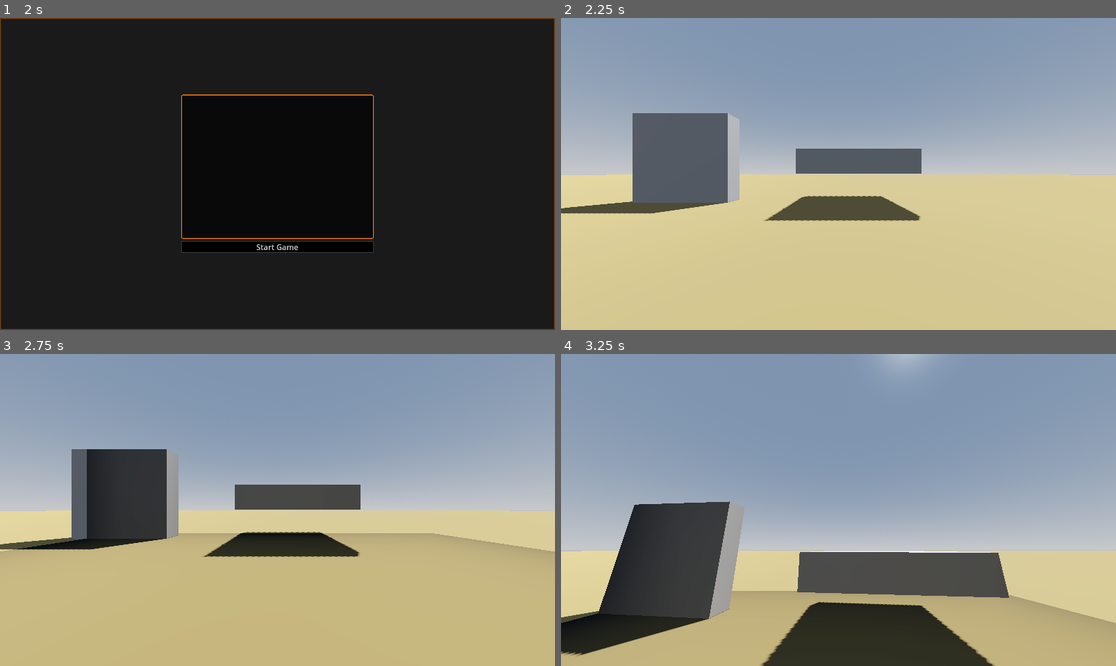
Above: before the commit, frames 1-4 (two rows, left to right).
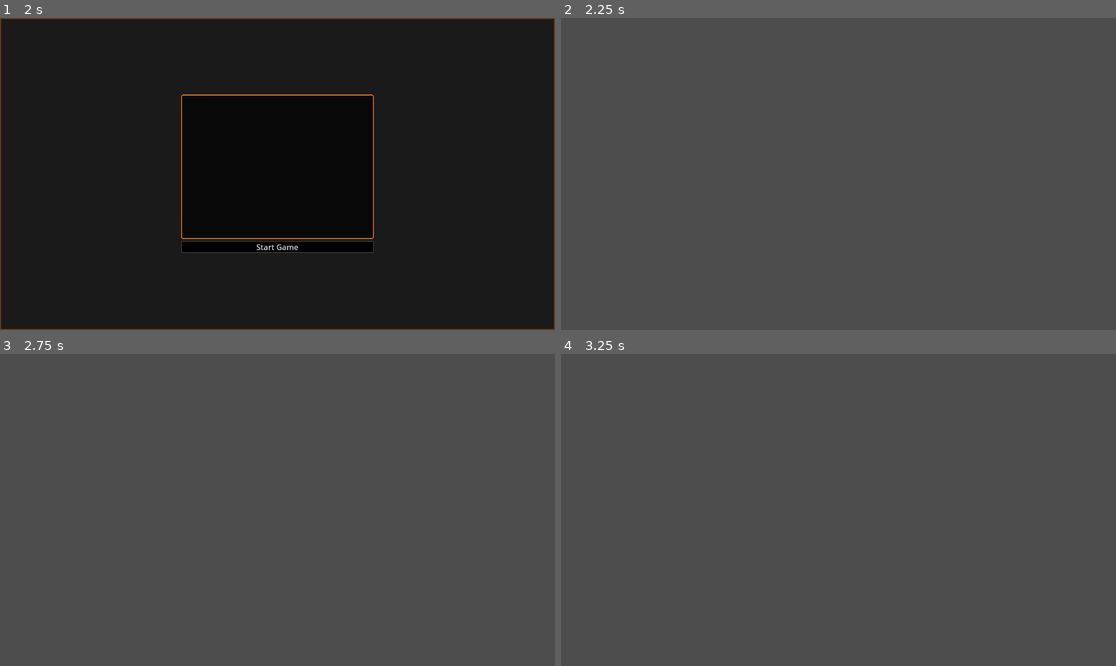
Above: after the commit, the same moments.

Repository: MaxiCabanas/PlaygroundFPS
Game: Godot game, scene res://scenes/ui/main_menu.tscn
The game is run twice, just before and just after one commit, with the same random seed, the same clock (stepped at 60 frames per second) and the same inputs.
Inputs (mouse positions are in pixels of both pictures, inside the frame that each line leads up to):
- Up to frame 1 (2 s): tap Enter at 0.5 s; move the mouse to (399, 158) at 0.52 s; hold D (right) 0.53-1.25 s; tap Space (jump) at 0.77 s; click "Host" at 1.25 s
- Up to frame 2 (2.25 s): click "Start Game" at 2 s
- Up to frame 3 (2.75 s): no input
- Up to frame 4 (3.25 s): tap Space (jump) at 2.75, 3.02 s; move the mouse to (810, 510) at 2.77 s; hold W (forward) from 2.78 s (still down)

Frame 1 is identical in both runs. In frame 2, 91% of the frame differs, in the area x 0-100%, y 0-100%; in frame 3, 97%; in frame 4, 91%.

Commit message:
multiplayer half working

Diff:
--- a/scenes/gameplay.tscn
+++ b/scenes/gameplay.tscn
@@ -1,7 +1,7 @@
 [gd_scene load_steps=11 format=3 uid="uid://bql34m4vdy4aa"]
 
 [ext_resource type="PackedScene" uid="uid://c6qbjm3hxmpqx" path="res://scenes/player_character.tscn" id="1_5glpw"]
-[ext_resource type="Script" path="res://scripts/workflow/scene_loaded_notify.gd" id="1_hwrgs"]
+[ext_resource type="Script" path="res://scripts/workflow/SpawnManager.gd" id="2_6k8bo"]
 
 [sub_resource type="ProceduralSkyMaterial" id="ProceduralSkyMaterial_qhg7f"]
 sky_horizon_color = Color(0.64625, 0.65575, 0.67075, 1)
@@ -28,8 +28,7 @@
 
 [sub_resource type="BoxShape3D" id="BoxShape3D_7bffg"]
 
-[node name="Node3D" type="Node3D" groups=["gameplay"]]
-script = ExtResource("1_hwrgs")
+[node name="Node3D" type="Node3D"]
 
 [node name="WorldEnvironment" type="WorldEnvironment" parent="."]
 environment = SubResource("Environment_fgwsw")
@@ -69,4 +68,16 @@
 [node name="CollisionShape3D" type="CollisionShape3D" parent="wall2/StaticBody3D"]
 shape = SubResource("BoxShape3D_7bffg")
 
-[node name="Character" parent="." instance=ExtResource("1_5glpw")]
+[node name="SpawnManager" type="Node" parent="."]
+script = ExtResource("2_6k8bo")
+PlayerScene = ExtResource("1_5glpw")
+
+[node name="Marker3D" type="Marker3D" parent="SpawnManager"]
+
+[node name="Marker3D2" type="Marker3D" parent="SpawnManager"]
+transform = Transform3D(1, 0, 0, 0, 1, 0, 0, 0, 1, -4.86447, 0, 0)
+
+[node name="MultiplayerSpawner" type="MultiplayerSpawner" parent="."]
+_spawnable_scenes = PackedStringArray("res://scenes/player_character.tscn")
+spawn_path = NodePath("..")
+spawn_limit = 10
--- a/scenes/player_character.tscn
+++ b/scenes/player_character.tscn
@@ -7,13 +7,20 @@
 
 [sub_resource type="CapsuleShape3D" id="CapsuleShape3D_mp70y"]
 
+[sub_resource type="SceneReplicationConfig" id="SceneReplicationConfig_lspyx"]
+properties/0/path = NodePath(".:position")
+properties/0/spawn = true
+properties/0/replication_mode = 1
+properties/1/path = NodePath(".:rotation")
+properties/1/spawn = true
+properties/1/replication_mode = 1
+
 [node name="Character" type="CharacterBody3D"]
 transform = Transform3D(1, 0, 0, 0, 1, 0, 0, 0, 1, 0, 1, 0)
 collision_layer = 2
 script = ExtResource("1_7qs6j")
 
 [node name="MeshInstance3D" type="MeshInstance3D" parent="."]
-layers = 0
 mesh = SubResource("CapsuleMesh_tpi3h")
 
 [node name="CollisionShape3D" type="CollisionShape3D" parent="."]
@@ -30,3 +37,6 @@
 [node name="ReflectionProbe" type="ReflectionProbe" parent="Camera3D"]
 transform = Transform3D(1, 0, 0, 0, 1, 0, 0, 0, 1, -0.00130391, 0.00898194, -0.00185156)
 update_mode = 1
+
+[node name="MultiplayerSynchronizer" type="MultiplayerSynchronizer" parent="."]
+replication_config = SubResource("SceneReplicationConfig_lspyx")
--- /dev/null
+++ b/scenes/spawner.tscn
@@ -0,0 +1,3 @@
+[gd_scene format=3 uid="uid://bdnof8emjholu"]
+
+[node name="Spawner" type="Marker3D" groups=["Spawner"]]
--- a/scripts/character_controller.gd
+++ b/scripts/character_controller.gd
@@ -5,10 +5,20 @@
 const DESACC = 0.5
 const JUMP_VELOCITY = 4.5
 
+@onready var camera_3d: Camera3D = $Camera3D
+
 # Get the gravity from the project settings to be synced with RigidBody nodes.
 var gravity = ProjectSettings.get_setting("physics/3d/default_gravity")
 
 var velocity_debug: bool = false
+
+var my_id: int:
+	set(id):
+		my_id = id
+		set_multiplayer_authority(id)
+
+func _ready() -> void:
+	camera_3d.current = my_id == multiplayer.get_unique_id()
 
 func _physics_process(delta: float) -> void:
 	# Add the gravity.
--- a/scripts/lobby.gd
+++ b/scripts/lobby.gd
@@ -6,6 +6,7 @@
 signal player_connected(peer_id, player_info)
 signal player_disconnected(peer_id)
 signal server_disconnected
+signal all_players_ready
 
 const PORT = 7000
 const DEFAULT_SERVER_IP = "127.0.0.1" # IPv4 localhost
@@ -71,8 +72,7 @@
 	if multiplayer.is_server():
 		players_loaded += 1
 		if players_loaded == players.size():
-			#var gameplay_scene = get_tree().get_first_node_in_group("gameplay")
-			#gameplay_scene.start_game()
+			all_players_ready.emit()
 			players_loaded = 0
 
 
--- /dev/null
+++ b/scripts/workflow/SpawnManager.gd
@@ -0,0 +1,29 @@
+class_name SpawnManager extends Node
+
+@export var PlayerScene: PackedScene
+
+## @NO_REPEAT: tries to pick free spawners first.
+## @RANDOM: totally random.
+@export_enum("NO_REPEAT", "RANDOM") var spawn_selection_mode: int
+
+var _free_spawners: Array
+
+func _ready() -> void:
+	Lobby.player_loaded.rpc_id(1)
+	Lobby.all_players_ready.connect(start_game)
+
+func start_game():
+	for player in Lobby.players:
+		_try_reset_free_spawners()
+		var spawn_point = _free_spawners.pick_random() as Node3D
+		_free_spawners.erase(spawn_point)
+		var player_instance = PlayerScene.instantiate() as Node3D
+		player_instance.set("my_id", player)
+		get_parent().add_child(player_instance)
+
+		player_instance.global_position = spawn_point.global_position
+		player_instance.global_rotation = spawn_point.global_rotation
+
+func _try_reset_free_spawners():
+	if _free_spawners.is_empty():
+		_free_spawners = get_children()
--- a/scripts/workflow/scene_loaded_notify.gd
+++ /dev/null
@@ -1,4 +0,0 @@
-extends Node3D
-
-func _ready() -> void:
-	Lobby.player_loaded.rpc_id(1)
Not shown: 1 places in scenes/player_character.tscn that only renumber resources
